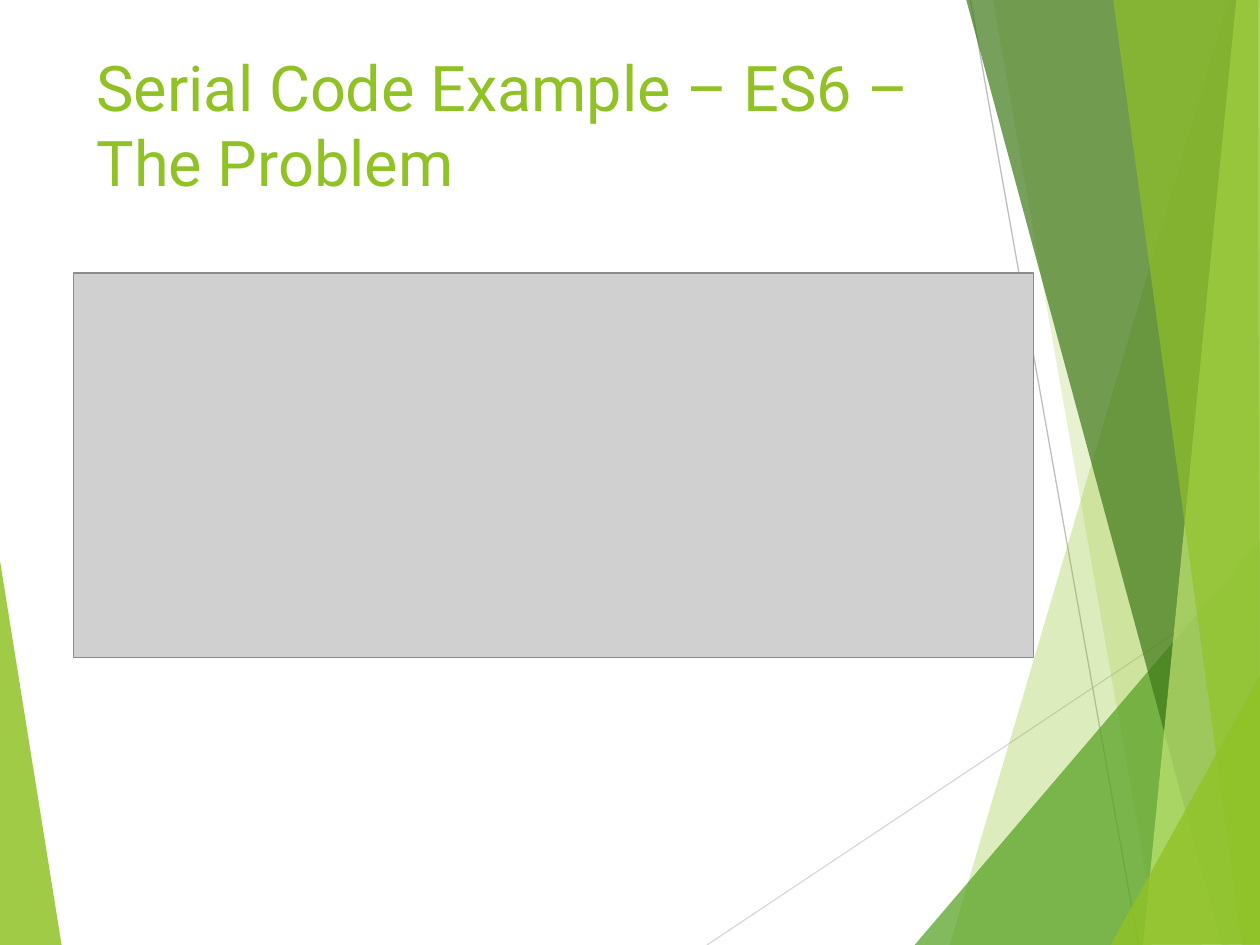
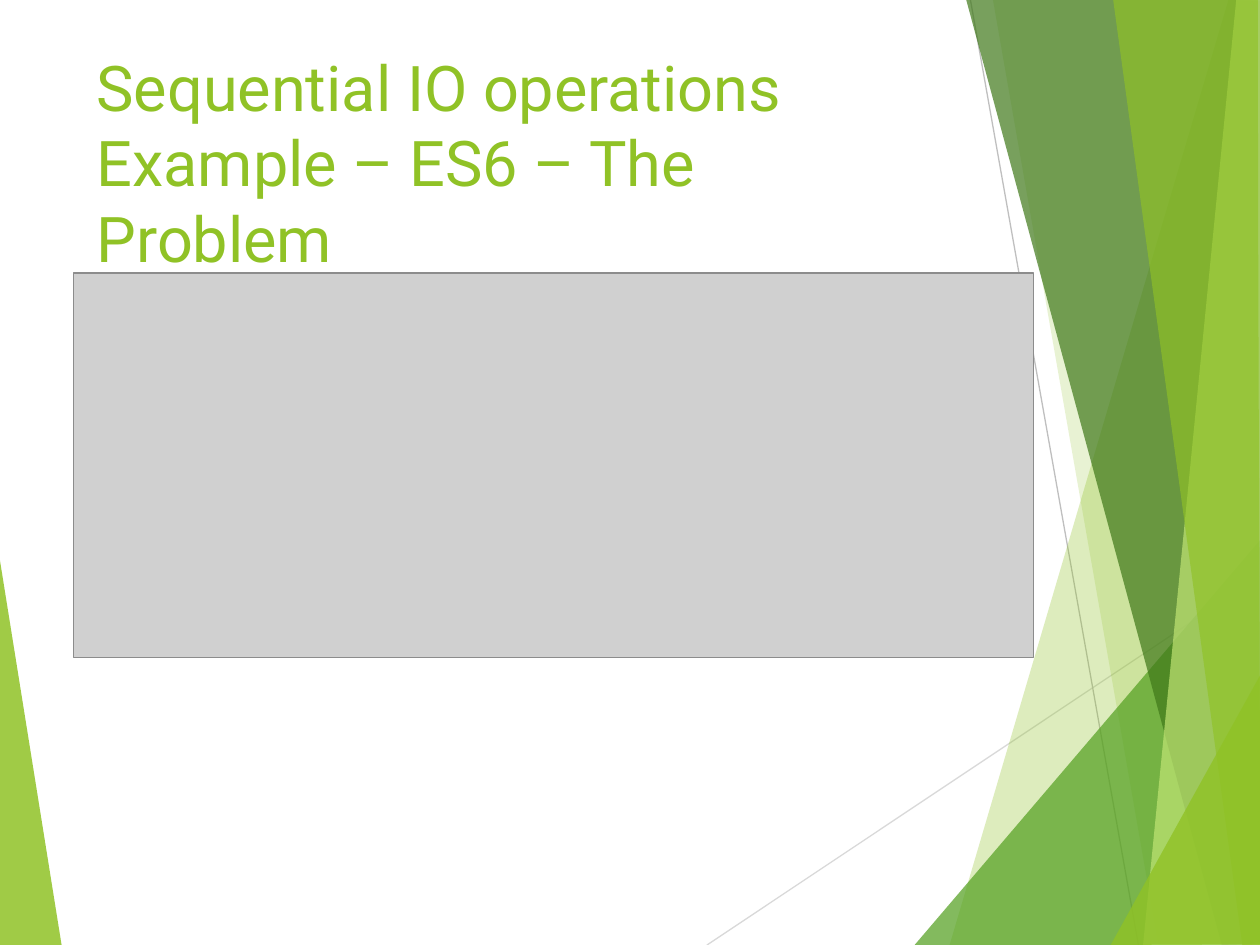
Before and after one commit to tamartwe/ijs_munich, a slide deck: slide 23 of node_js_performance/nodejs_performance/NodeJs_Performance.pptx. Drawn at 1260x945 pixels with LibreOffice and Linux fonts; fonts in the diff are those of the drawing; grey boxes stand for pictures. Boxes give left, top, right and bottom in pixels: in the first picture for what was removed or moved away, otherwise in the second. Text is boxed around its words. In the diff, an @@ line names an element or a change of style, - is before the commit and + after.

```diff
--- a/node_js_performance/nodejs_performance/NodeJs_Performance.pptx
+++ b/node_js_performance/nodejs_performance/NodeJs_Performance.pptx
@@ title at (97, 63, 781, 278): text changed @@
-Serial Code Example – ES6 – The Problem
+Sequential IO operations Example – ES6 – The Problem
```
Also in this commit, not shown: 17 other slides changed, 3 slides added, 13 other files.
